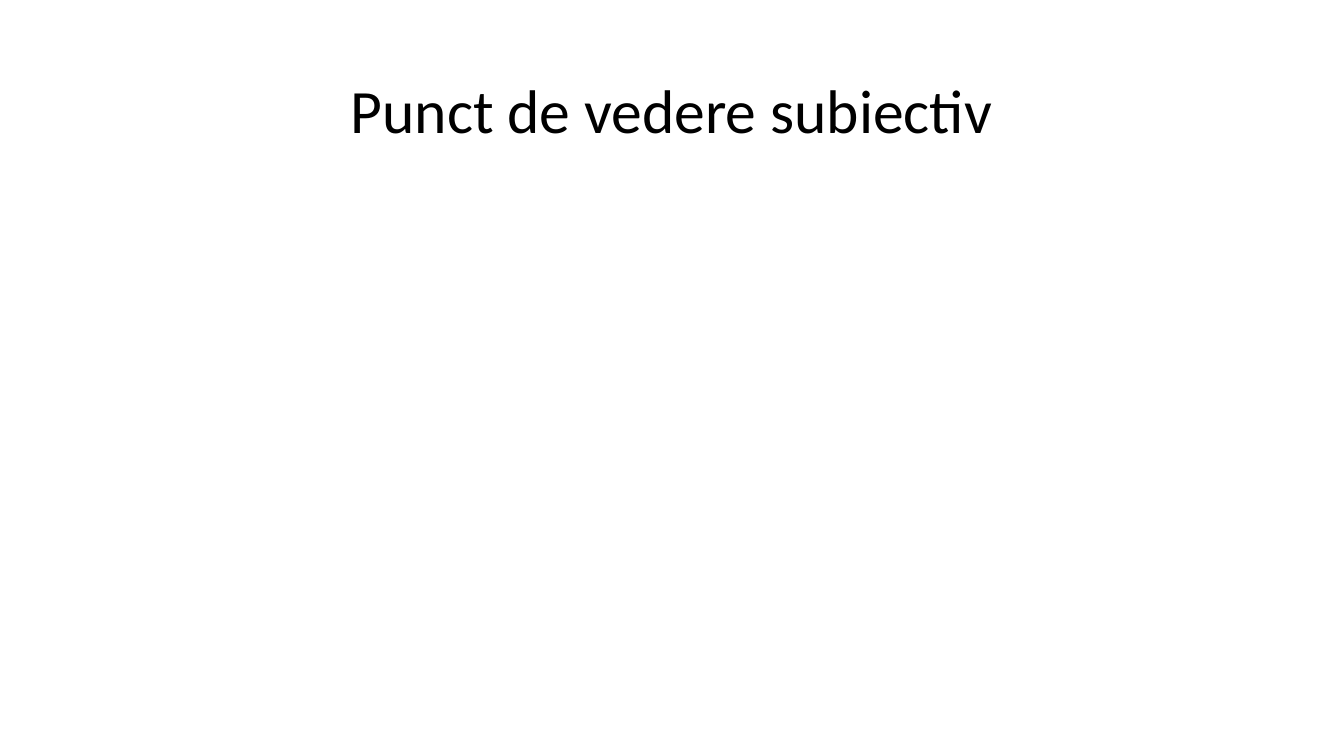
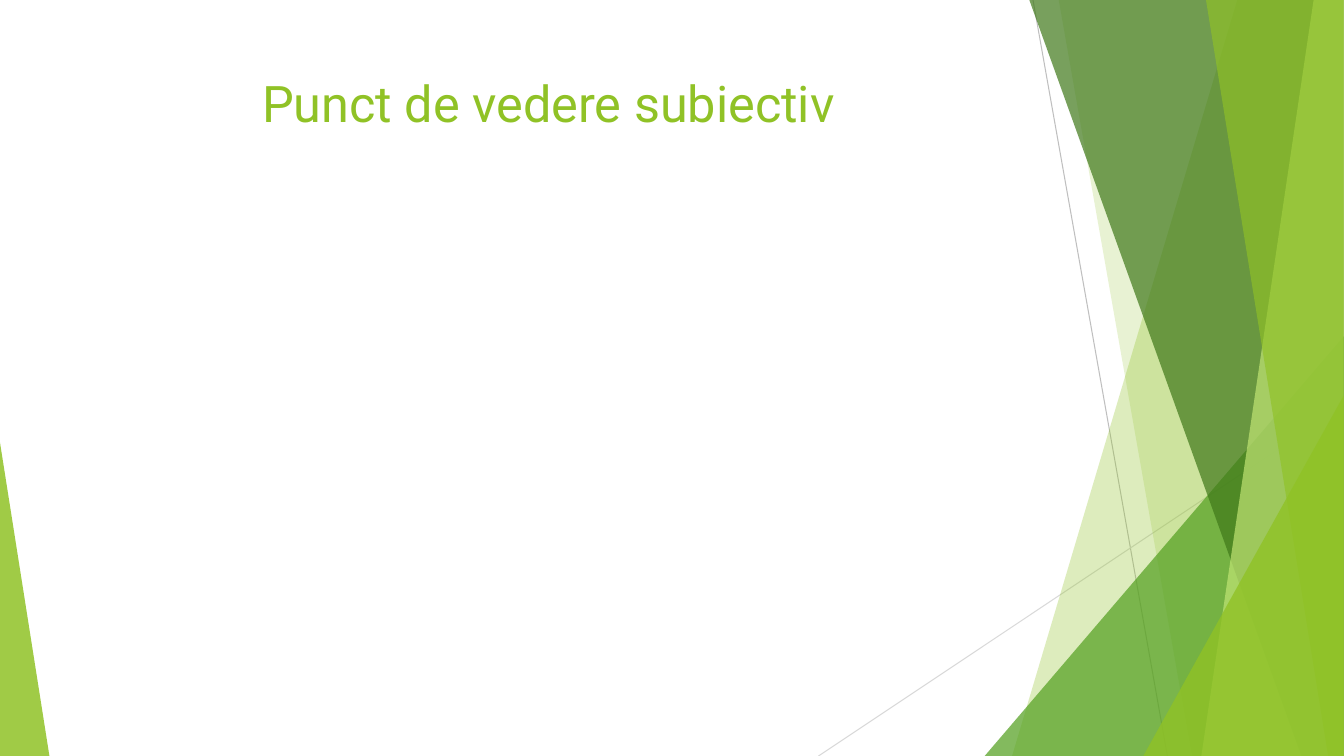
Before and after one commit to robertbutacu/bachelor-degree-work, a slide deck: slide 10 of presentation.pptx (slide 11 before the commit). Drawn at 1344x756 pixels with LibreOffice and Linux fonts; fonts in the diff are those of the drawing. Boxes give left, top, right and bottom in pixels: in the first picture for what was removed or moved away, otherwise in the second. Text is boxed around its words. In the diff, an @@ line names an element or a change of style, - is before the commit and + after.

```diff
--- a/presentation.pptx
+++ b/presentation.pptx
@@ title "Punct de vedere subiectiv" moved from (x1=351, y1=90, x2=992, y2=134) to (x1=262, y1=84, x2=834, y2=123) @@
@@ title "Punct de vedere subiectiv" at (x1=262, y1=84, x2=834, y2=123): size 44 to 36 pt, font Calibri to Roboto, text colour #000000 to #90C226; line spacing 0.9 to 1; vertical alignment middle to top @@
@@ group added at (x1=0, y1=0, x2=1344, y2=756): 5 freeform shapes, 3 triangles, 2 lines @@
```
Also in this commit, not shown: 7 other slides changed, 4 slides added, 4 slides removed.
